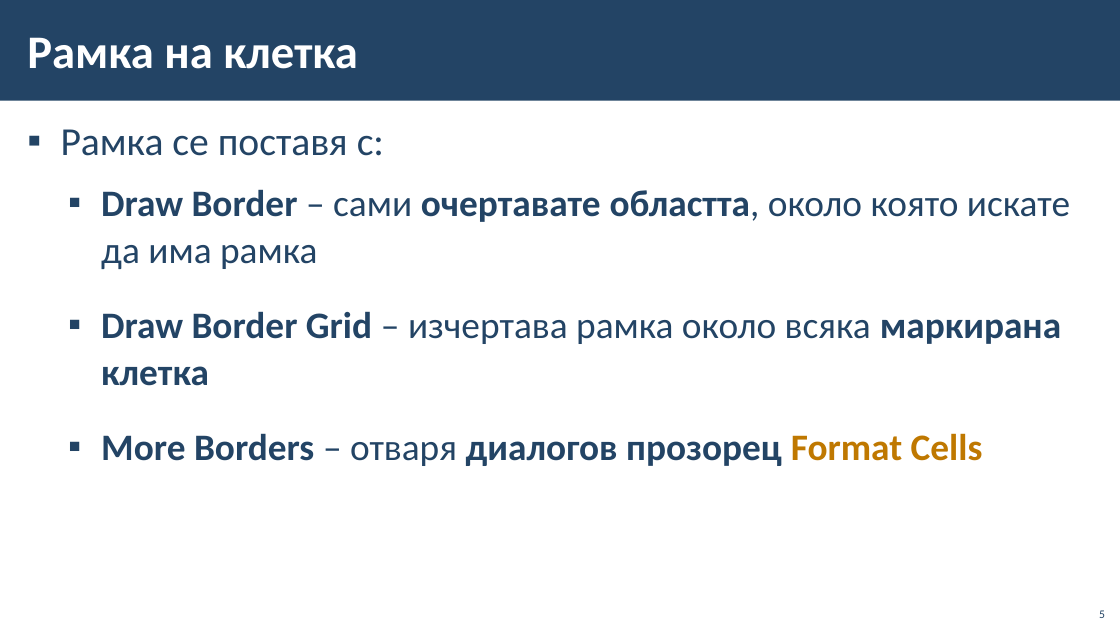
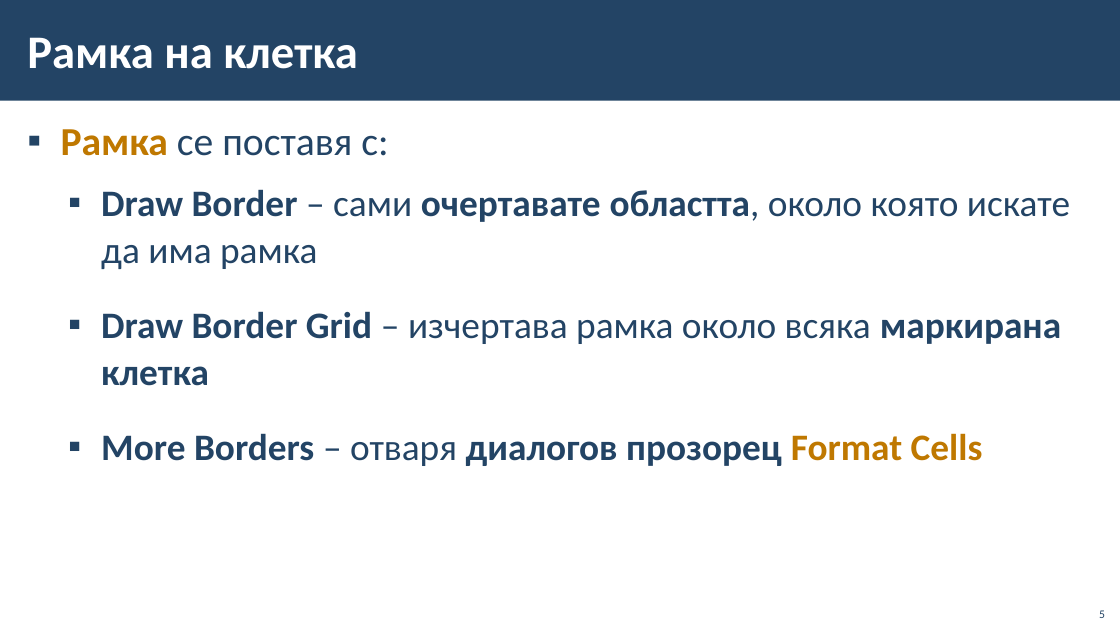
Before and after one commit to BG-IT-Edu/School-Programming, a slide deck: slide 5 of Courses/Computer-Modeling-and-IT/Computer-Modeling-and-IT-5-Class/29-Charts-and-Layout-of-Cells-and-Data/29-Charts-and-Layout-of-Cells-and-Data.pptx. Drawn at 1120x630 pixels with LibreOffice and Linux fonts; fonts in the diff are those of the drawing; background and template pictures are left out. Boxes give left, top, right and bottom in pixels: in the first picture for what was removed or moved away, otherwise in the second. Text is boxed around its words. In the diff, an @@ line names an element or a change of style, - is before the commit and + after.

```diff
--- a/Courses/Computer-Modeling-and-IT/Computer-Modeling-and-IT-5-Class/29-Charts-and-Layout-of-Cells-and-Data/29-Charts-and-Layout-of-Cells-and-Data.pptx
+++ b/Courses/Computer-Modeling-and-IT/Computer-Modeling-and-IT-5-Class/29-Charts-and-Layout-of-Cells-and-Data/29-Charts-and-Layout-of-Cells-and-Data.pptx
@@ text at [61,129,388,156]: text colour #234465 to #BF7800, bold on in "Рамка" @@
```
Also in this commit, not shown: 14 other slides changed.
